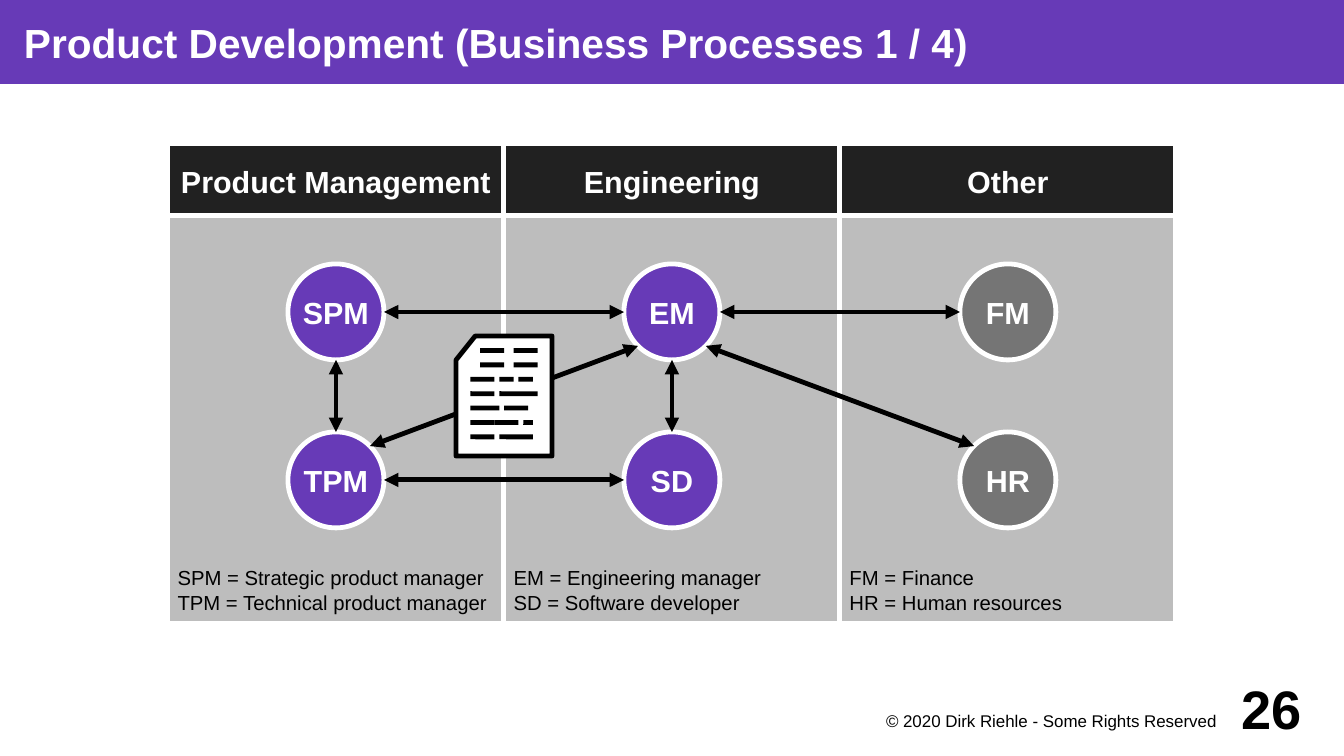
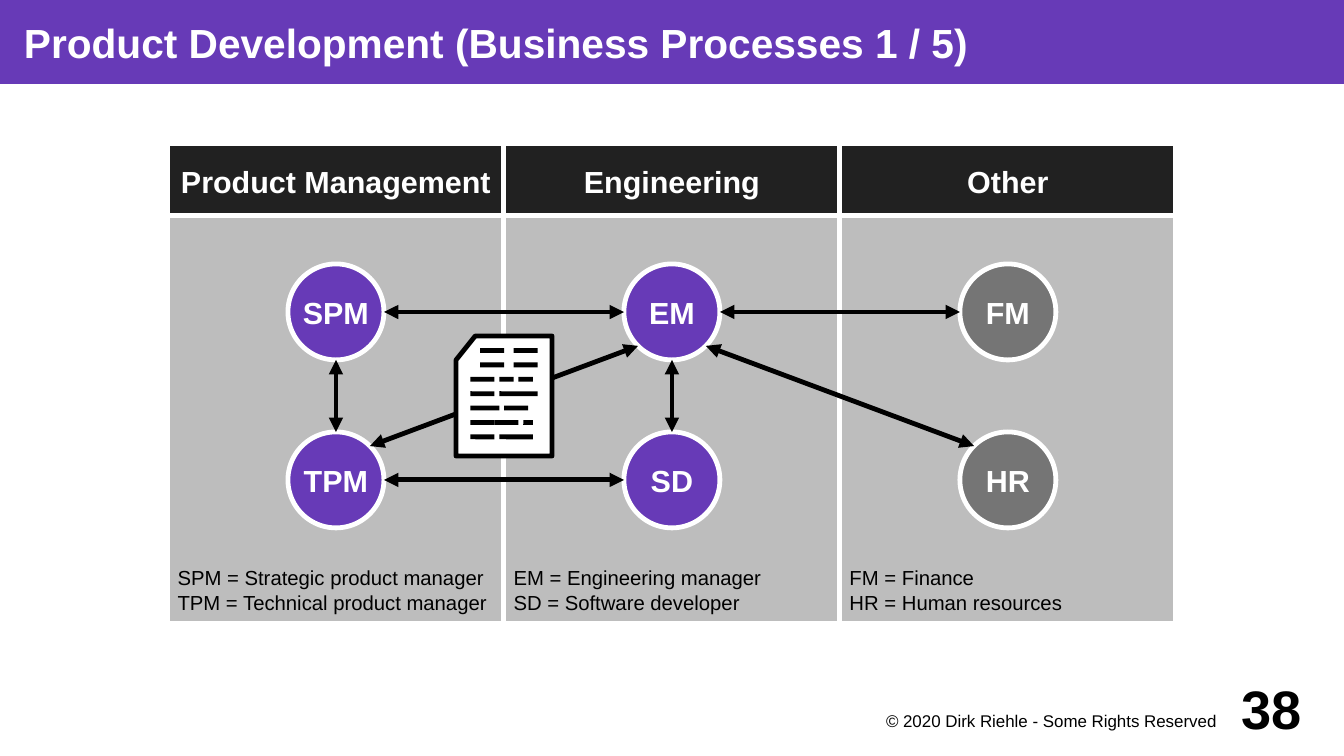
Before and after one commit to dirkriehle/coss-course, a slide deck: slide 38 of Lecture slides/COSS B03 - Software Vendors.odp (slide 26 before the commit). Drawn at 1344x756 pixels with LibreOffice and Linux fonts; fonts in the diff are those of the drawing. Boxes give left, top, right and bottom in pixels: in the first picture for what was removed or moved away, otherwise in the second. Text is boxed around its words. In the diff, an @@ line names an element or a change of style, - is before the commit and + after.

```diff
--- a/Lecture slides/COSS B03 - Software Vendors.odp
+++ b/Lecture slides/COSS B03 - Software Vendors.odp
@@ title at <box>24,28,967,65</box>: text changed @@
-Product Development (Business Processes 1 / 4)
+Product Development (Business Processes 1 / 5)
@@ page number at <box>1242,691,1302,730</box>: text changed @@
-26
+38
```
Also in this commit, not shown: 28 other slides changed, 11 slides added, 2 slides removed, 5 other files.
